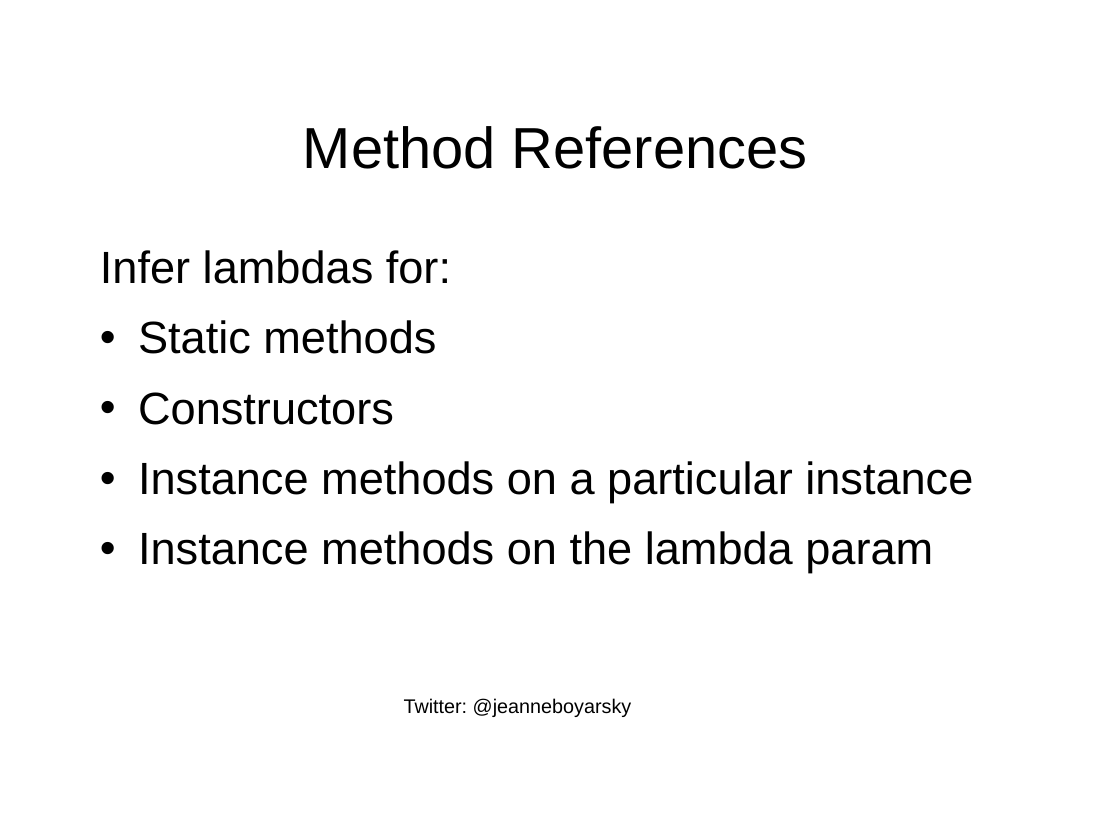
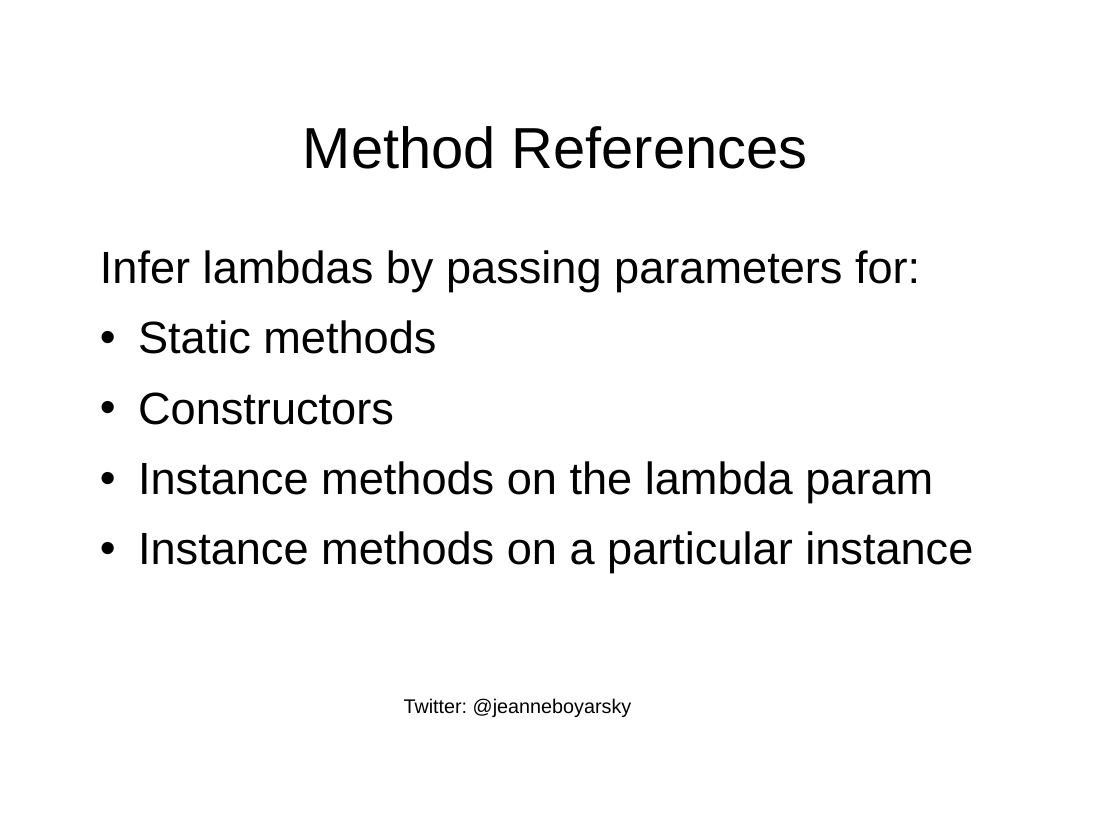
Before and after one commit to boyarsky/java-8-streams-by-puzzles, a slide deck: slide 39 of docs/Slides.ppt (slide 17 before the commit). Drawn at 1120x840 pixels with LibreOffice and Linux fonts; fonts in the diff are those of the drawing; background and template pictures are left out. Boxes give left, top, right and bottom in pixels: in the first picture for what was removed or moved away, otherwise in the second. Text is boxed around its words. In the diff, an @@ line names an element or a change of style, - is before the commit and + after.

```diff
--- a/docs/Slides.ppt
+++ b/docs/Slides.ppt
@@ text at [100, 250, 920, 292]: text changed @@
-Infer lambdas for:
+Infer lambdas by passing parameters for:
@@ text at [138, 461, 933, 503]: paragraph added @@
+• Instance methods on the lambda param
@@ text at [138, 531, 933, 573]: paragraph removed @@
-• Instance methods on the lambda param
```
Also in this commit, not shown: 8 other slides changed, 3 other files.
